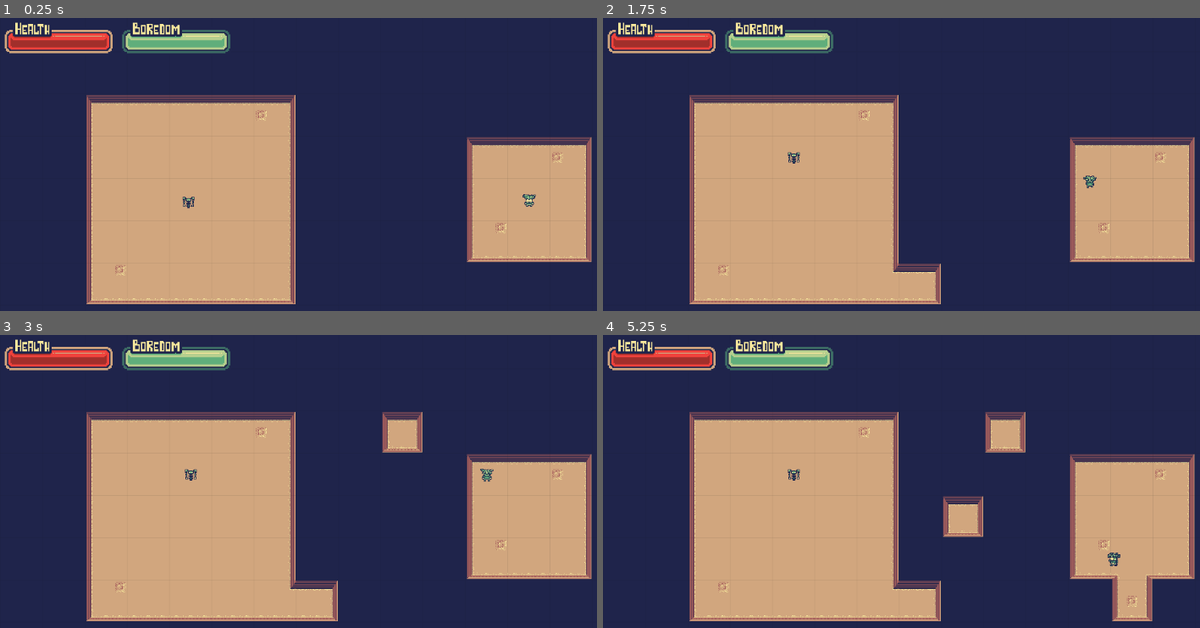
Above: before the commit, frames 1-4 (two rows, left to right).
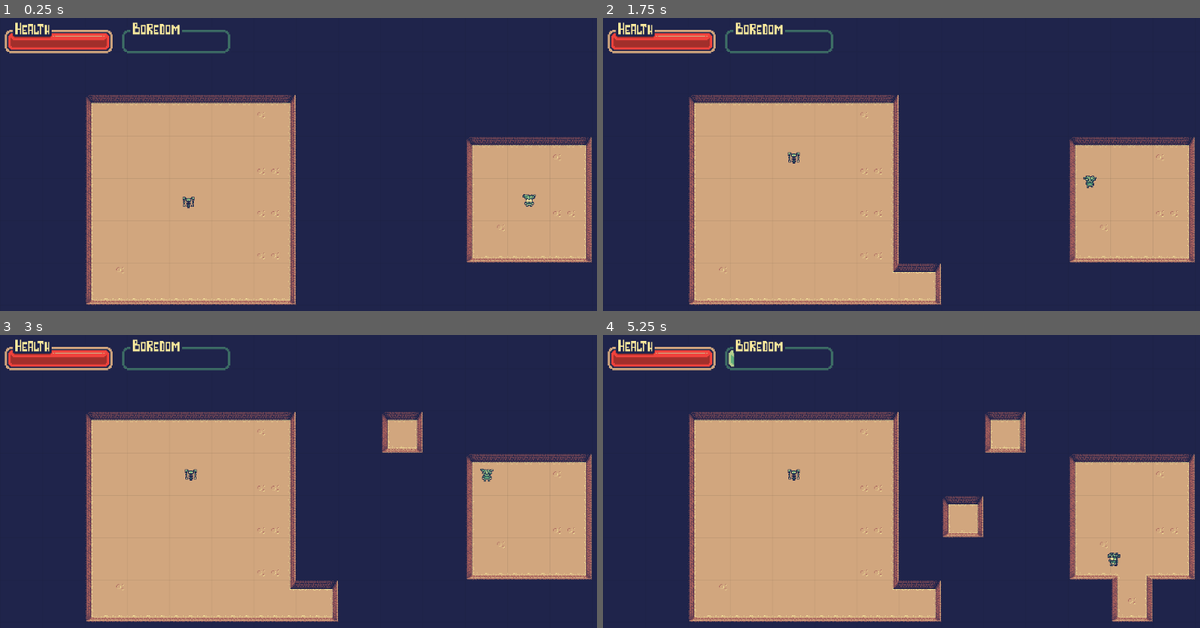
Above: after the commit, the same moments.

Repository: silversquirl/gmtk-2023
Game: Godot game, scene res://main_map.tscn
Same seed, same stepped clock (60 frames per second), same inputs: the game is played once before the commit and once after it.
Inputs (mouse positions are in pixels of both pictures, inside the frame that each line leads up to):
- Up to frame 1 (0.25 s): no input
- Up to frame 2 (1.75 s): tap Enter at 0.5 s; move the mouse to (1092, 187) at 0.52 s; tap P at 0.6 s; click (1092, 187) at 0.67 s; drag from (805, 226) to (907, 284) at 1.27 s
- Up to frame 3 (3 s): move the mouse to (405, 440) at 2.02 s; tap P at 2.1 s; click (405, 440) at 2.17 s; tap Space at 2.75 s; drag from (304, 601) to (137, 466) at 2.77 s
- Up to frame 4 (5.25 s): tap Enter at 3.5 s; move the mouse to (1146, 581) at 3.52 s; tap P at 3.6, 5.1 s; click (1146, 581) at 3.67 s; tap Space at 4.25 s; drag from (740, 466) to (841, 428) at 4.27 s; move the mouse to (973, 525) at 5.02 s; click (973, 525) at 5.17 s

The runs differ from the first frame. In frame 1, 2.1% of the frame differs, in the area x 14-100%, y 5-98%; in frame 2, 2.2%; in frame 3, 2.3%; in frame 4, 2.5%, in the area x 14-100%, y 5-99%.

Commit message:
feat: collision detection, boredom meter, gold pickup

Diff:
--- /dev/null
+++ b/CollisionDetector.gd
@@ -0,0 +1,20 @@
+extends Node2D
+
+const right = Vector2i(1, 0)
+const left = Vector2i(-1, 0)
+const down = Vector2i(0, 1)
+const up = Vector2i(0, -1)
+
+var collisions := {}
+
+func _physics_process(_dt):
+	collisions.clear()
+	_add_collisions($Right, right)
+	_add_collisions($Left, left)
+	_add_collisions($Up, up)
+	_add_collisions($Down, down)
+func _add_collisions(area: Area2D, dir: Vector2i):
+	for thing in area.get_overlapping_areas():
+		var parent := thing.get_parent()
+		if parent == self: continue
+		collisions[parent] = dir
--- a/Player.gd
+++ b/Player.gd
@@ -1,6 +1,23 @@
 extends AnimatedSprite2D
 
+const CollisionDetector = preload("res://CollisionDetector.gd")
+const Bot = preload("res://Bot.gd")
+const Gold = preload("res://Gold.gd")
+
 var weapon := 0
+var gold := 0
+
+var boredom:
+	get:
+		return %BoredomMeter.value
+	set(value):
+		%BoredomMeter.value = value
+
+var health:
+	get:
+		return %HealthMeter.value
+	set(value):
+		%HealthMeter.value = value
 
 @onready var map: TileMap = $".."
 var direction := Vector2i(0, 1)
@@ -19,7 +36,7 @@
 	var offset := -lerp * Vector2(direction * map.tile_set.tile_size)
 	position = map.map_to_local(map_pos) + offset
 
-	scale.x = 1
+	scale.x = -1 if direction == Vector2i(1, 0) else 1
 	match direction:
 		Vector2i(0, 1):
 			if weapon > 0:
@@ -28,13 +45,7 @@
 				play("walk_down")
 		Vector2i(0, -1):
 			play("walk_up")
-		Vector2i(1, 0):
-			if weapon > 0:
-				play("walk_left_sword")
-			else:
-				play("walk_left")
-			scale.x = -1
-		Vector2i(-1, 0):
+		Vector2i(1, 0), Vector2i(-1, 0):
 			if weapon > 0:
 				play("walk_left_sword")
 			else:
@@ -52,4 +63,36 @@
 	%EnemyGoals.finish()
 
 func ai_step():
+	boredom += 1
+
+	for thing in $CollisionDetector.collisions:
+		var thing_dir: Vector2i = $CollisionDetector.collisions[thing]
+		if thing is CollisionDetector:
+			thing = thing.get_parent()
+		if thing.is_queued_for_deletion():
+			continue # Skip deleted things, just in case
+
+		if thing is Gold:
+			_pick_up_gold(thing)
+		elif thing is Bot:
+			_attack_enemy(thing)
+		else:
+			continue # idk how to handle this thing, so try a different one
+
+		# We're interacting with a thing, so look at it
+		direction = thing_dir
+
+		return # only one action per AI step
+
 	map_pos = $Pathfinder.path_next(map_pos)
+
+func _pick_up_gold(entity: Gold) -> void:
+	# Pick up gold
+	entity.queue_free()
+	gold += 1
+
+	# Alter boredom
+	boredom -= 15 - gold
+
+func _attack_enemy(enemy: Bot) -> void:
+	enemy.health -= weapon
--- a/main_map.tscn
+++ b/main_map.tscn
@@ -17,6 +17,7 @@
 [ext_resource type="Script" path="res://Gold.gd" id="7_5r48l"]
 [ext_resource type="Texture2D" uid="uid://byf20w2cngqjt" path="res://bot.png" id="8_svhex"]
 [ext_resource type="Script" path="res://Bot.gd" id="9_ipijd"]
+[ext_resource type="Script" path="res://CollisionDetector.gd" id="10_jwcxe"]
 [ext_resource type="Texture2D" uid="uid://cmxt8xmy73ttu" path="res://healthbar background1.png" id="14_3xn04"]
 [ext_resource type="Script" path="res://DebugHUD.gd" id="14_osj2v"]
 [ext_resource type="Texture2D" uid="uid://f60tg7vp4u7v" path="res://healthbar foreground1.png" id="15_vmp60"]
@@ -680,6 +681,9 @@
 "speed": 5.0
 }]
 
+[sub_resource type="RectangleShape2D" id="RectangleShape2D_r7cur"]
+size = Vector2(72, 72)
+
 [node name="root" type="Node2D"]
 
 [node name="EditableMap" type="TileMap" parent="."]
@@ -701,6 +705,42 @@
 seek = NodePath("../../../PlayerGoals")
 avoid = NodePath("../../../PlayerHazards")
 
+[node name="CollisionDetector" type="Node2D" parent="EditableMap/Player"]
+script = ExtResource("10_jwcxe")
+
+[node name="Right" type="Area2D" parent="EditableMap/Player/CollisionDetector"]
+position = Vector2(72, 0)
+monitorable = false
+
+[node name="CollisionShape2D" type="CollisionShape2D" parent="EditableMap/Player/CollisionDetector/Right"]
+shape = SubResource("RectangleShape2D_r7cur")
+
+[node name="Left" type="Area2D" parent="EditableMap/Player/CollisionDetector"]
+position = Vector2(-72, 0)
+monitorable = false
+
+[node name="CollisionShape2D" type="CollisionShape2D" parent="EditableMap/Player/CollisionDetector/Left"]
+shape = SubResource("RectangleShape2D_r7cur")
+
+[node name="Up" type="Area2D" parent="EditableMap/Player/CollisionDetector"]
+position = Vector2(0, -72)
+monitorable = false
+
+[node name="CollisionShape2D" type="CollisionShape2D" parent="EditableMap/Player/CollisionDetector/Up"]
+shape = SubResource("RectangleShape2D_r7cur")
+
+[node name="Down" type="Area2D" parent="EditableMap/Player/CollisionDetector"]
+position = Vector2(0, 72)
+monitorable = false
+
+[node name="CollisionShape2D" type="CollisionShape2D" parent="EditableMap/Player/CollisionDetector/Down"]
+shape = SubResource("RectangleShape2D_r7cur")
+
+[node name="Center" type="Area2D" parent="EditableMap/Player/CollisionDetector"]
+
+[node name="CollisionShape2D" type="CollisionShape2D" parent="EditableMap/Player/CollisionDetector/Center"]
+shape = SubResource("RectangleShape2D_r7cur")
+
 [node name="GridRenderer" type="Node2D" parent="EditableMap"]
 script = ExtResource("5_0eh4b")
 
@@ -709,10 +749,52 @@
 texture = ExtResource("6_s8i66")
 script = ExtResource("7_5r48l")
 
+[node name="Area2D" type="Area2D" parent="EditableMap/Gold"]
+monitoring = false
+
+[node name="CollisionShape2D" type="CollisionShape2D" parent="EditableMap/Gold/Area2D"]
+shape = SubResource("RectangleShape2D_r7cur")
+
 [node name="Bot" type="Sprite2D" parent="EditableMap"]
 position = Vector2(3704, 2128)
 texture = ExtResource("8_svhex")
 script = ExtResource("9_ipijd")
+
+[node name="CollisionDetector" type="Node2D" parent="EditableMap/Bot"]
+script = ExtResource("10_jwcxe")
+
+[node name="Right" type="Area2D" parent="EditableMap/Bot/CollisionDetector"]
+position = Vector2(72, 0)
+monitorable = false
+
+[node name="CollisionShape2D" type="CollisionShape2D" parent="EditableMap/Bot/CollisionDetector/Right"]
+shape = SubResource("RectangleShape2D_r7cur")
+
+[node name="Left" type="Area2D" parent="EditableMap/Bot/CollisionDetector"]
+position = Vector2(-72, 0)
+monitorable = false
+
+[node name="CollisionShape2D" type="CollisionShape2D" parent="EditableMap/Bot/CollisionDetector/Left"]
+shape = SubResource("RectangleShape2D_r7cur")
+
+[node name="Up" type="Area2D" parent="EditableMap/Bot/CollisionDetector"]
+position = Vector2(0, -72)
+monitorable = false
+
+[node name="CollisionShape2D" type="CollisionShape2D" parent="EditableMap/Bot/CollisionDetector/Up"]
+shape = SubResource("RectangleShape2D_r7cur")
+
+[node name="Down" type="Area2D" parent="EditableMap/Bot/CollisionDetector"]
+position = Vector2(0, 72)
+monitorable = false
+
+[node name="CollisionShape2D" type="CollisionShape2D" parent="EditableMap/Bot/CollisionDetector/Down"]
+shape = SubResource("RectangleShape2D_r7cur")
+
+[node name="Center" type="Area2D" parent="EditableMap/Bot/CollisionDetector"]
+
+[node name="CollisionShape2D" type="CollisionShape2D" parent="EditableMap/Bot/CollisionDetector/Center"]
+shape = SubResource("RectangleShape2D_r7cur")
 
 [node name="EnemyPathfinder" type="Node" parent="EditableMap" node_paths=PackedStringArray("seek")]
 script = ExtResource("5_uliwb")
@@ -762,7 +844,6 @@
 offset_right = 300.0
 offset_bottom = 44.0
 scale = Vector2(2, 2)
-value = 100.0
 texture_under = ExtResource("17_0mikx")
 texture_over = ExtResource("18_c5j7p")
 texture_progress = ExtResource("19_icln6")
Binary file changed: 24x_Tiles.png
Binary file added: hotbar_icon1.png
Not shown, added: hotbar_icon1.png.import
Binary file added: hotbar_icon2.png
Not shown, added: hotbar_icon2.png.import
Binary file added: hotbar_icon_a1.png
Not shown, added: hotbar_icon_a1.png.import
Binary file added: hotbar_icon_a2.png
Not shown, added: hotbar_icon_a2.png.import
Not shown: 1 places in main_map.tscn that only renumber resources
Binary file added: player_Attack_L.png
Not shown, added: player_Attack_L.png.import
(and 2 more such lines)
